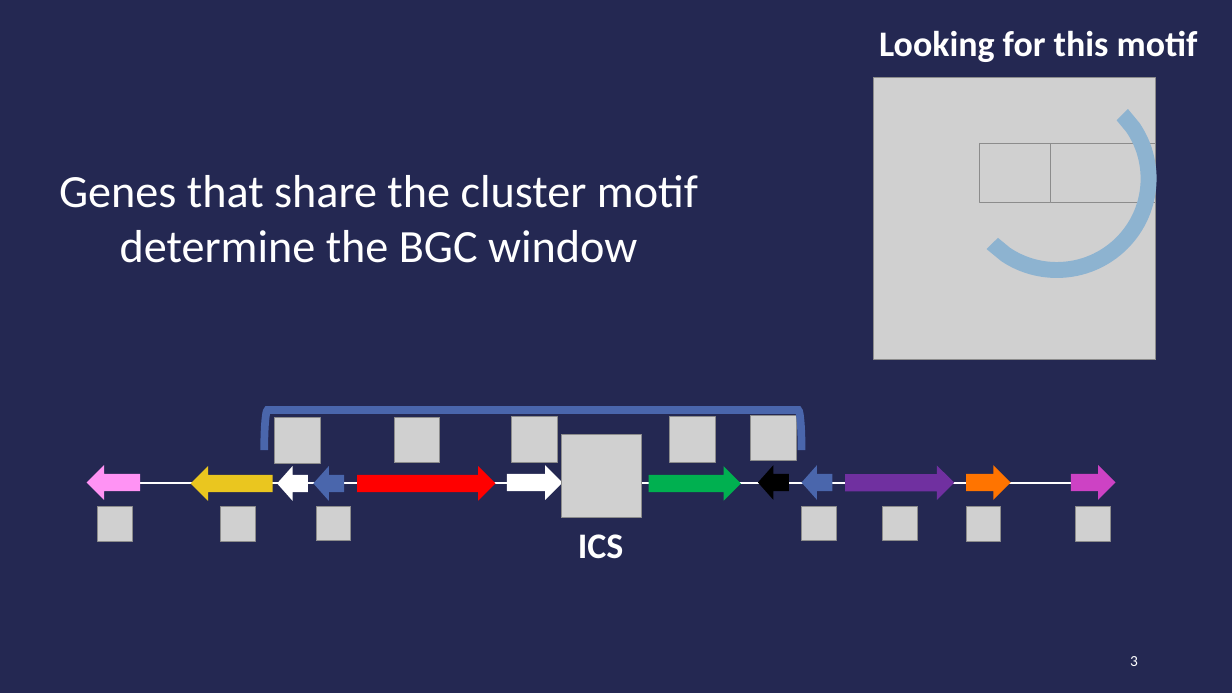
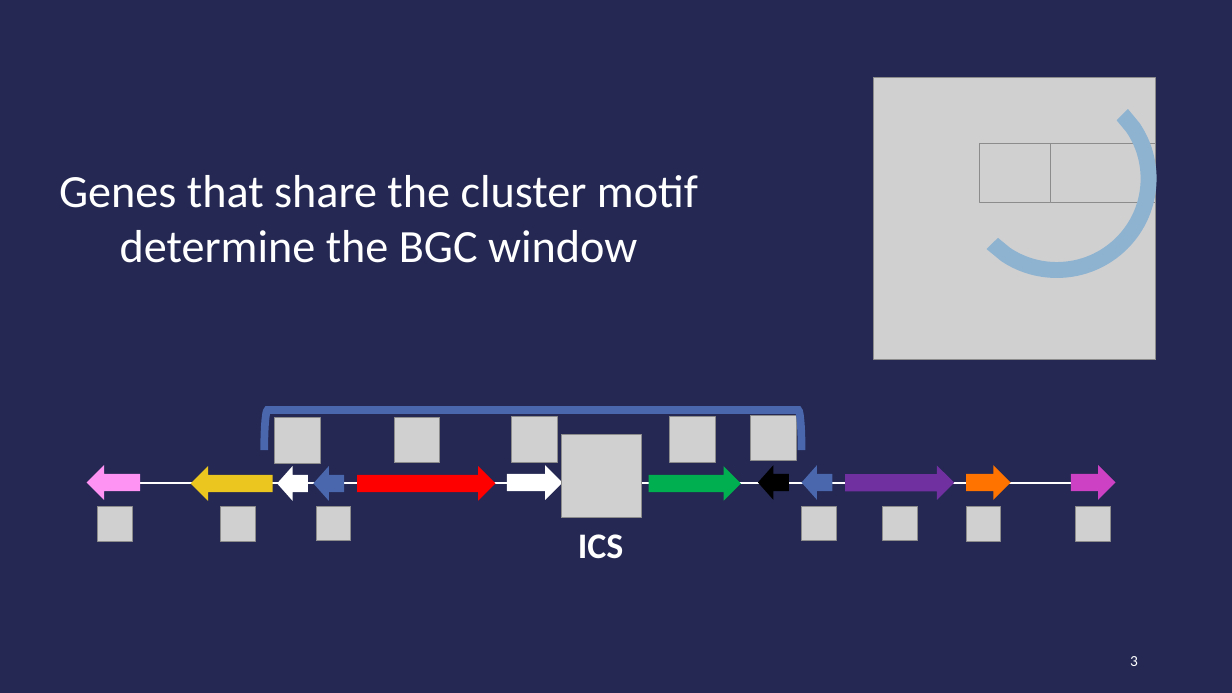
Before and after one commit to gnick18/FungalICS_Website, a slide deck: slide 3 of Images/CassisExplanation.pptx. Drawn at 1232x693 pixels with LibreOffice and Linux fonts; fonts in the diff are those of the drawing; grey boxes stand for pictures. Boxes give left, top, right and bottom in pixels: in the first picture for what was removed or moved away, otherwise in the second. Text is boxed around its words. In the diff, an @@ line names an element or a change of style, - is before the commit and + after.

```diff
--- a/Images/CassisExplanation.pptx
+++ b/Images/CassisExplanation.pptx
@@ text removed at <box>879,30,1198,62</box> @@
-Looking for this motif
```
Also in this commit, not shown: 4 other slides changed, 2 slides added, 10 other files.
